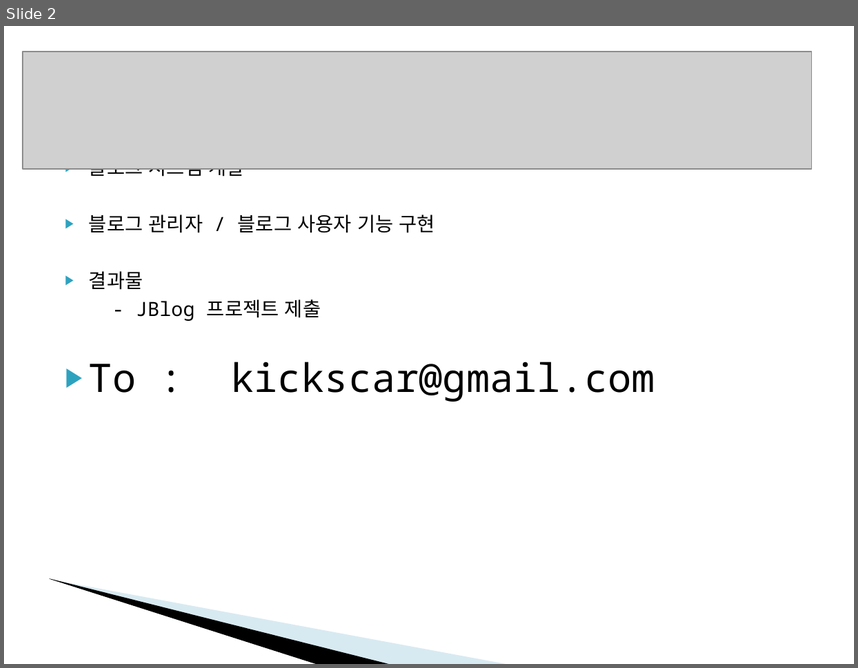
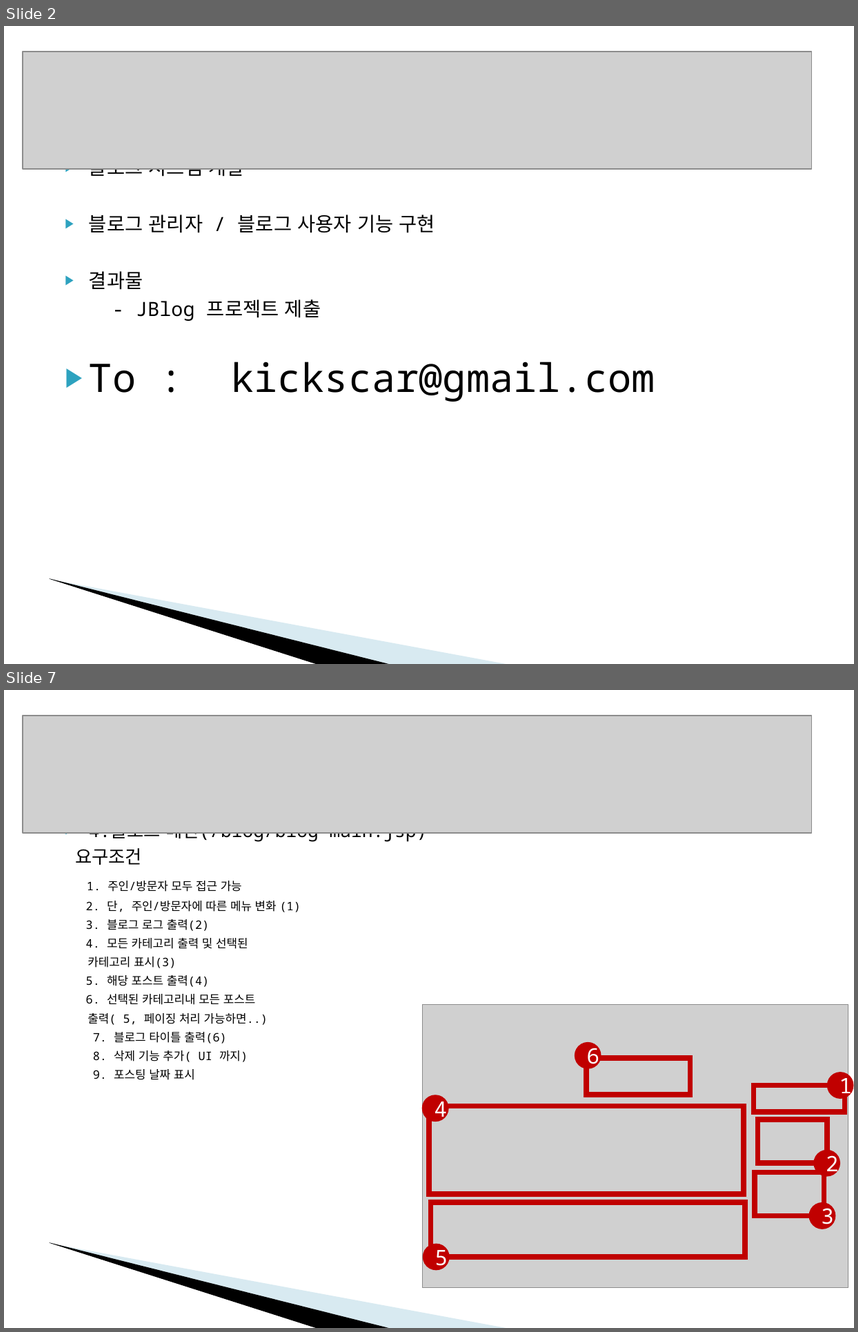
Before and after one commit to babamba/jblog-1, a slide deck: docs/SpringMVC-평가과제.ppt. Shown one above the other, each under a label of ours: slide 2 before the commit, slides 2 and 7 after it; the slides between them are not shown. The pictures are 858x668 and 858x1332 pixels, drawn with LibreOffice and Linux fonts; fonts in the diff are those of the drawing; grey boxes stand for pictures; background and template pictures are left out. Boxes give left, top, right and bottom in pixels: in the first picture for what was removed or moved away, otherwise in the second. Text is boxed around its words. In the diff, an @@ line names an element or a change of style, - is before the commit and + after.

```diff
--- a/docs/SpringMVC-평가과제.ppt
+++ b/docs/SpringMVC-평가과제.ppt
@@ slide 7 added at (4, 690, 854, 1328), background #FFFFFF; not listed: 2 template elements that a slide beside it also shows @@
@@ picture added at (23, 716, 811, 833) @@
@@ text added at (75, 832, 427, 1080), 9.9 pt, text #000000 @@
+▶ 4.블로그 메인(/blog/blog-main.jsp)
+요구조건
+1. 주인/방문자 모두 접근 가능
+2. 단, 주인/방문자에 따른 메뉴 변화 (1)
+3. 블로그 로그 출력(2)
+4. 모든 카테고리 출력 및 선택된
+카테고리 표시(3)
+5. 해당 포스트 출력(4)
+6. 선택된 카테고리내 모든 포스트
+출력( 5, 페이징 처리 가능하면..)
+7. 블로그 타이틀 출력(6)
+8. 삭제 기능 추가( UI 까지)
+9. 포스팅 날짜 표시
@@ picture added at (422, 1005, 848, 1288) @@
@@ ellipse added at (575, 1042, 601, 1069), fill #C00000, 18 pt, text #FFFFFF @@
+6
@@ rectangle added at (586, 1058, 690, 1094), outline #C00000 4.34 pt @@
@@ ellipse added at (827, 1072, 853, 1099), fill #C00000, 18 pt, text #FFFFFF @@
+1
@@ ellipse added at (422, 1094, 450, 1122), fill #C00000, 18 pt, text #FFFFFF @@
+4
@@ rectangle added at (754, 1085, 844, 1112), outline #C00000 4.34 pt @@
@@ rectangle added at (429, 1105, 744, 1193), outline #C00000 4.34 pt @@
@@ rectangle added at (758, 1119, 828, 1163), outline #C00000 4.34 pt @@
@@ ellipse added at (813, 1149, 840, 1175), fill #C00000, 18 pt, text #FFFFFF @@
+2
@@ rectangle added at (755, 1172, 824, 1215), outline #C00000 4.34 pt @@
@@ rectangle added at (430, 1202, 745, 1256), outline #C00000 4.34 pt @@
@@ ellipse added at (809, 1202, 836, 1229), fill #C00000, 18 pt, text #FFFFFF @@
+3
@@ ellipse added at (423, 1243, 450, 1270), fill #C00000, 18 pt, text #FFFFFF @@
+5
```
Also in this commit, not shown: 4 slides changed, 5 other slides added, 8 slides removed.
